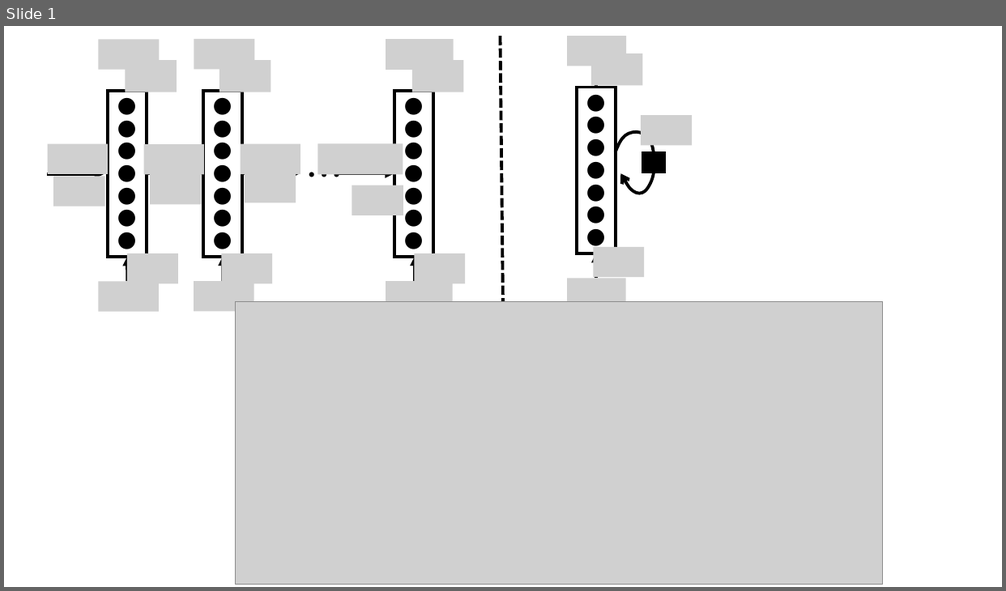
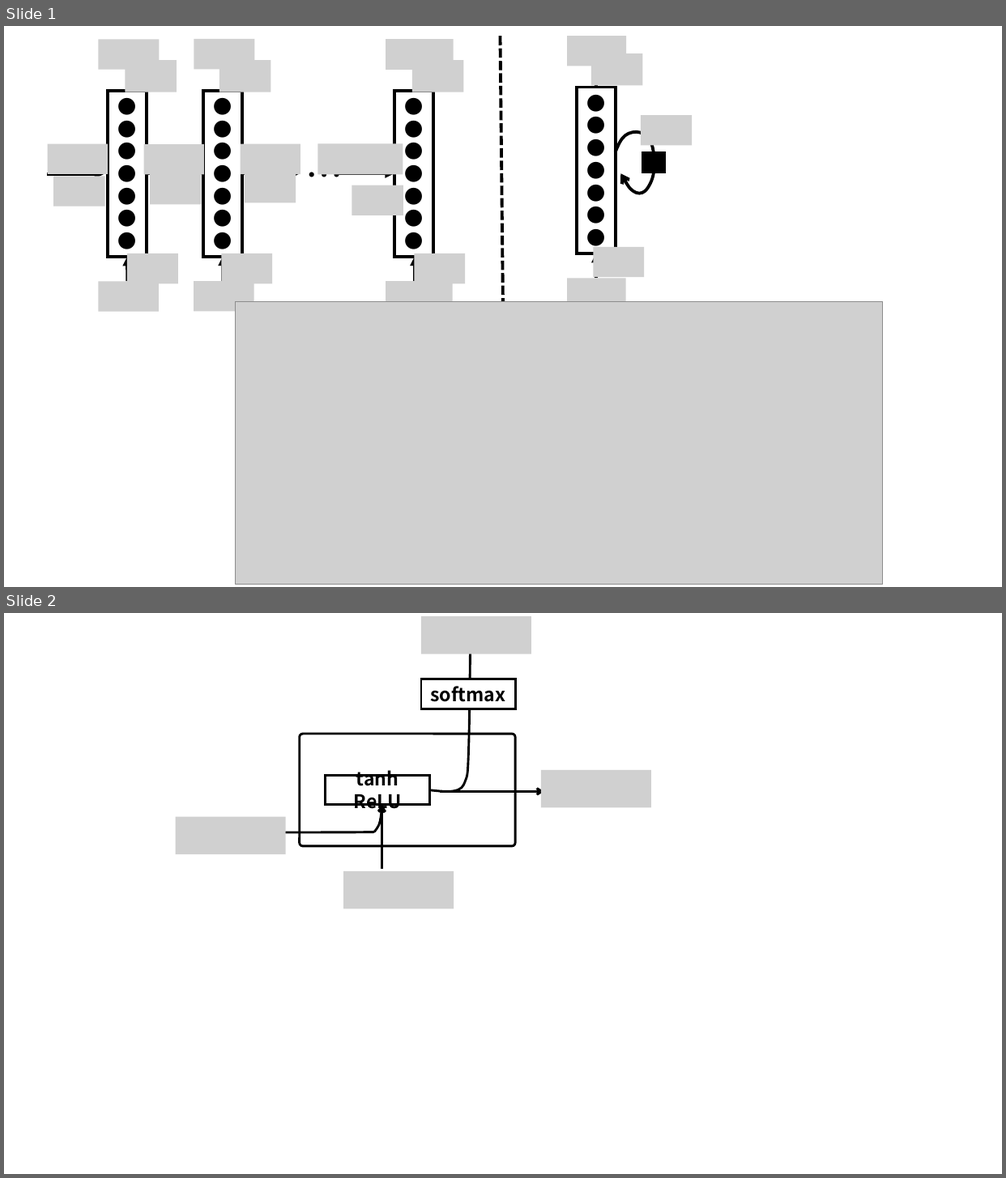
Before and after one commit to LolitaSian/DeepLearningNotes, a slide deck: AndrewNg/tu .pptx. Shown one above the other, each under a label of ours: slide 1 before the commit, slides 1 and 2 after it. The pictures are 1006x591 and 1006x1178 pixels, drawn with LibreOffice and Linux fonts; fonts in the diff are those of the drawing; grey boxes stand for pictures. Boxes give left, top, right and bottom in pixels: in the first picture for what was removed or moved away, otherwise in the second. Text is boxed around its words. In the diff, an @@ line names an element or a change of style, - is before the commit and + after.

```diff
--- a/AndrewNg/tu .pptx
+++ b/AndrewNg/tu .pptx
@@ slide 2 added at <box>4,613,1002,1174</box>, background #FFFFFF @@
@@ picture added at <box>421,616,531,653</box> @@
@@ freeform shape added at <box>430,644,471,792</box>, outline #000000 2.25 pt @@
@@ rectangle added at <box>421,679,515,709</box>, fill #FFFFFF, outline #000000 2.25 pt, 18 pt, text #000000, bold @@
+softmax
@@ rounded rectangle added at <box>300,734,515,845</box>, outline #000000 2.25 pt @@
@@ rectangle added at <box>325,776,430,806</box>, outline #000000 2.25 pt, 18 pt, text #000000, bold @@
+tanh ReLU
@@ picture added at <box>542,770,651,807</box> @@
@@ freeform shape added at <box>278,805,383,833</box>, outline #000000 2.25 pt @@
@@ arrow added from (382, 869) to (382, 805), #000000 2.25 pt @@
@@ arrow added from (440, 792) to (543, 792), #000000 2.25 pt @@
@@ picture added at <box>176,816,286,854</box> @@
@@ picture added at <box>344,871,454,909</box> @@
```
Also in this commit, not shown: 10 other files.
